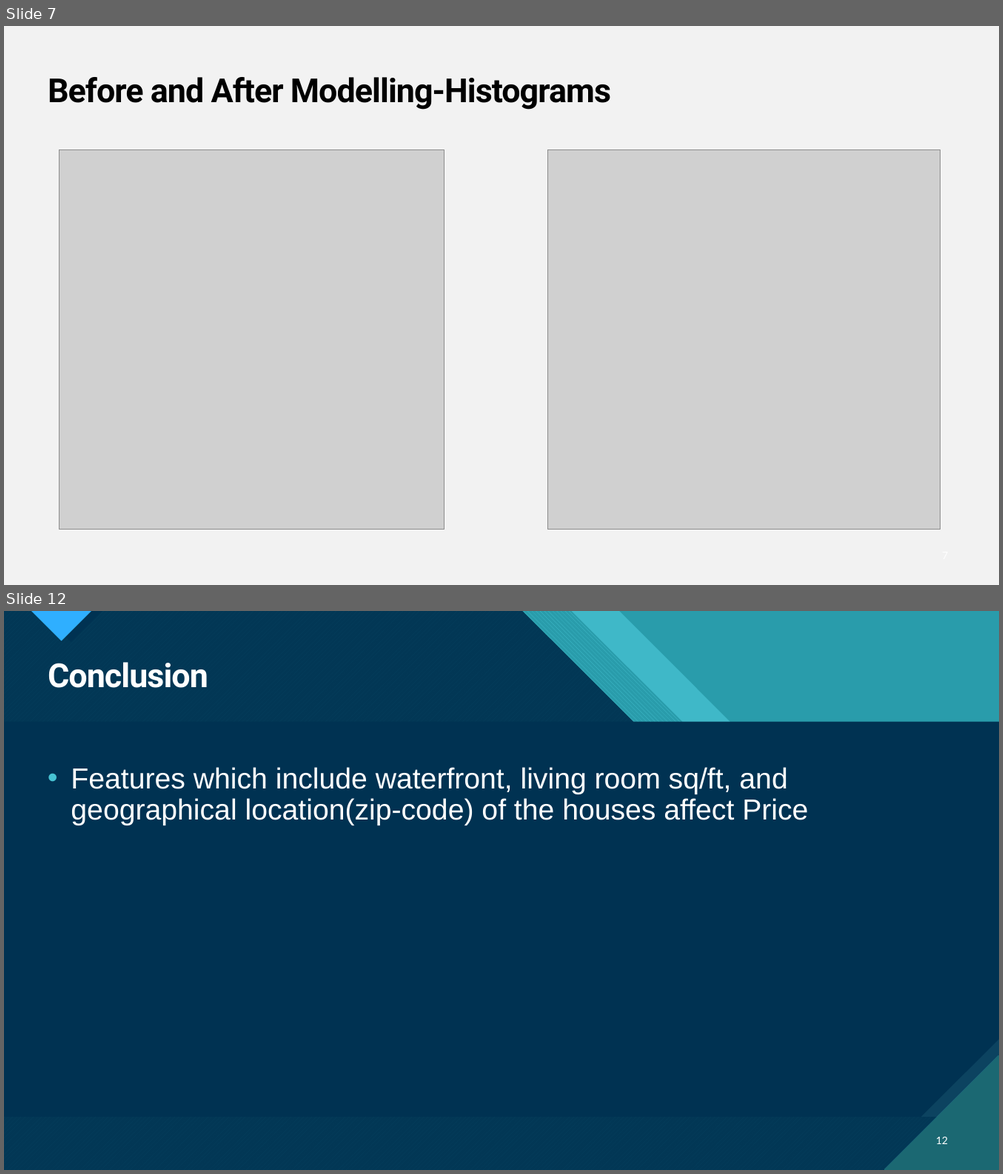
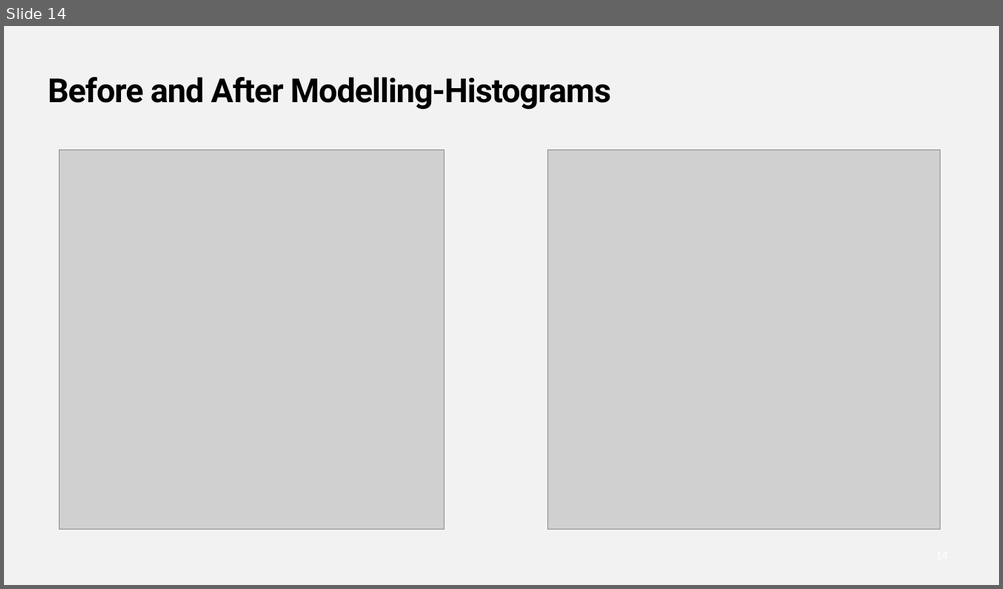
Before and after one commit to CrisQueCris/Houseprices, a slide deck: Final PresentationKC.pptx. Shown one above the other, each under a label of ours: slides 7 and 12 before the commit, slide 14 after it; the slides between them are not shown. The pictures are 1003x1174 and 1003x589 pixels, drawn with LibreOffice and Linux fonts; fonts in the diff are those of the drawing; grey boxes stand for pictures. Boxes give left, top, right and bottom in pixels: in the first picture for what was removed or moved away, otherwise in the second. Text is boxed around its words. In the diff, an @@ line names an element or a change of style, - is before the commit and + after.

```diff
--- a/Final PresentationKC.pptx
+++ b/Final PresentationKC.pptx
@@ slide 12 removed at box(4, 611, 999, 1170), background #47C3D3 @@
@@ rectangle removed at box(4, 611, 999, 1170) @@
@@ freeform shape removed at box(4, 611, 999, 1170) @@
@@ freeform shape removed at box(4, 611, 999, 1170) @@
@@ freeform shape removed at box(4, 611, 999, 1170) @@
@@ rectangle removed at box(4, 611, 999, 1170) @@
@@ freeform shape removed at box(4, 611, 999, 1170) @@
@@ freeform shape removed at box(4, 611, 999, 1170) @@
@@ freeform shape removed at box(4, 611, 999, 1170) @@
@@ freeform shape removed at box(32, 611, 92, 641) @@
@@ freeform shape removed at box(32, 611, 92, 641) @@
@@ freeform shape removed at box(40, 611, 102, 643) @@
@@ freeform shape removed at box(53, 611, 999, 1170) @@
@@ freeform shape removed at box(53, 611, 999, 1170) @@
@@ title removed at box(48, 662, 208, 688) @@
-Conclusion
@@ snip rect removed at box(4, 721, 999, 1117) @@
@@ snip rect removed at box(4, 721, 999, 1117) @@
@@ snip rect removed at box(4, 721, 999, 1117) @@
@@ text removed at box(71, 767, 808, 826) @@
-• Features which include waterfront, living room sq/ft, and geographical location(zip-code) of the houses affect Price
@@ freeform shape removed at box(884, 1056, 999, 1170) @@
@@ freeform shape removed at box(884, 1056, 999, 1170) @@
@@ page number removed at box(936, 1137, 948, 1145) @@
-12
@@ what was slide 7 is now slide 14 @@
```
Also in this commit, not shown: 1 slide changed, 5 slides added, 6 other slides removed, 19 other files.
